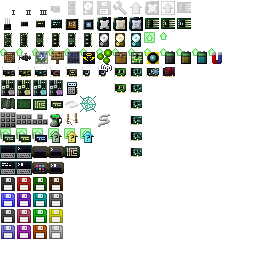
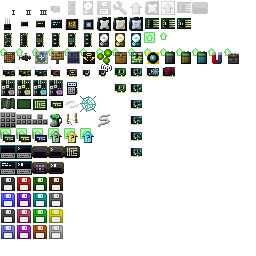
Two versions of the same layered image (256px x 256px). Layer-by-layer changes:
painted on "items" (2nd of 2, in "items") over box(224, 48, 239, 64)
painted on "icons" (2nd of 2, in "icons") over box(192, 2, 208, 14)
